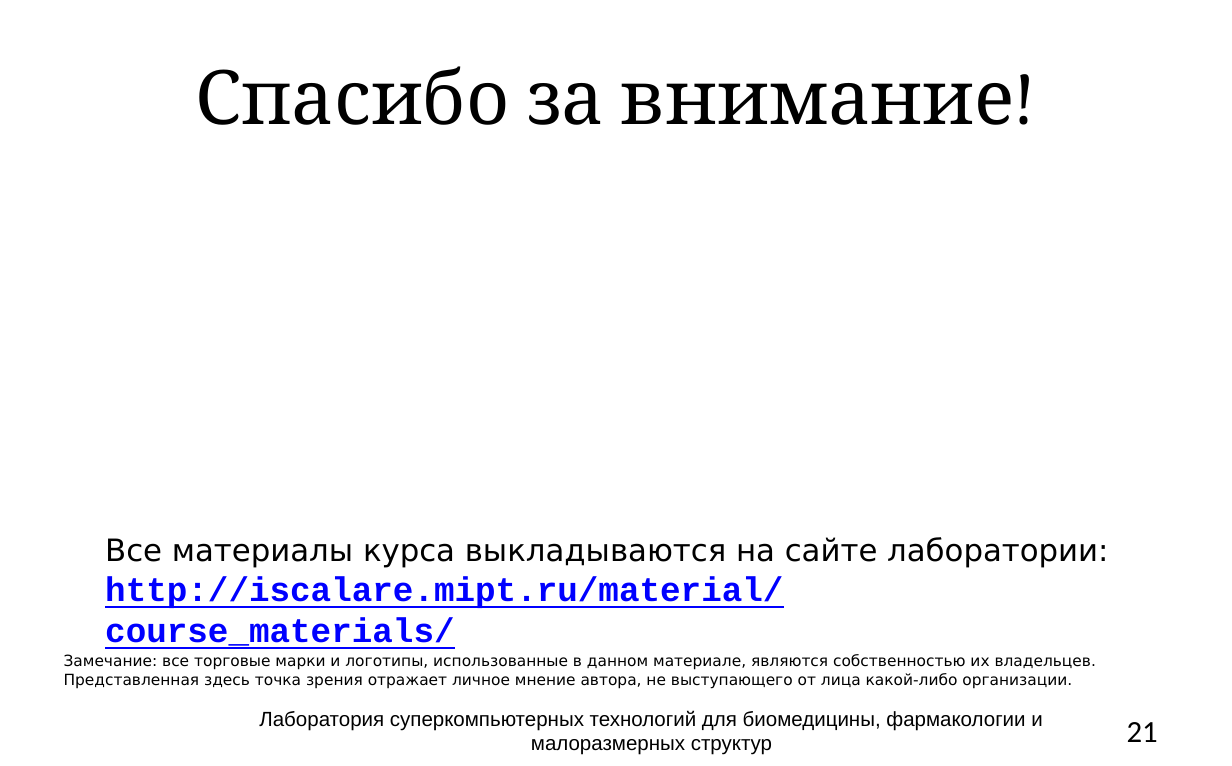
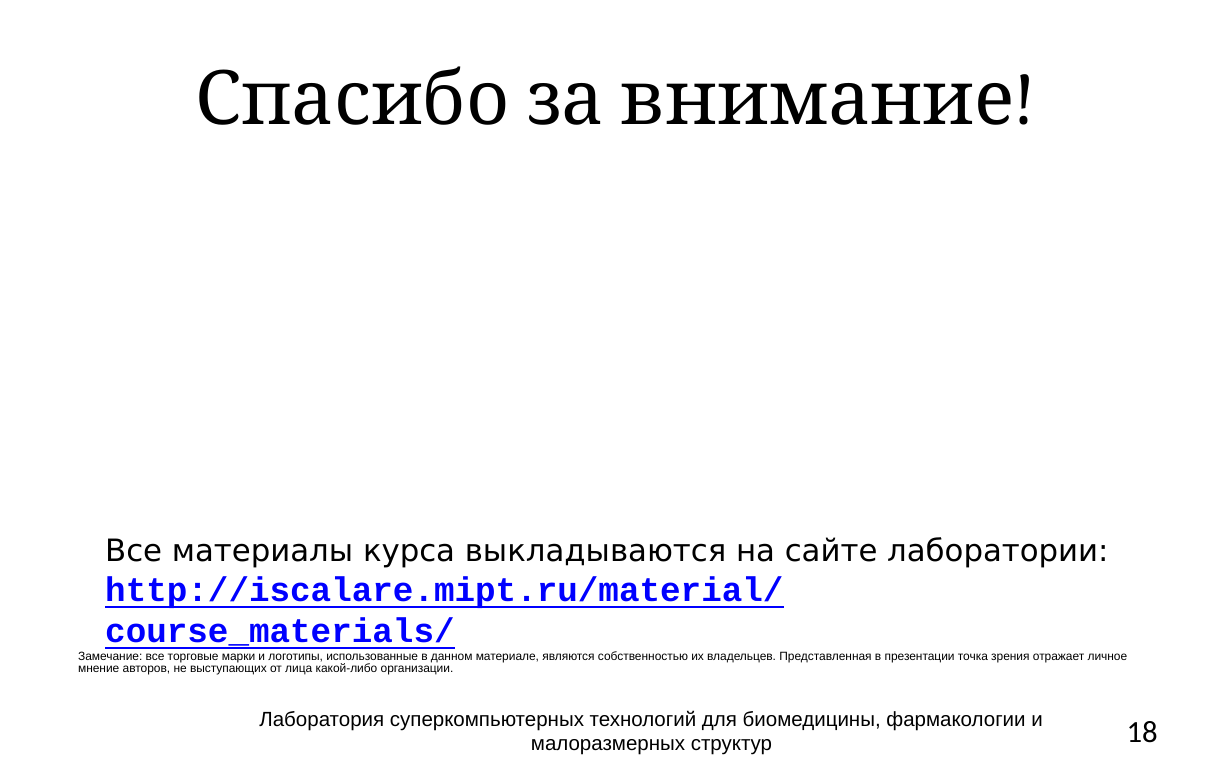
Before and after one commit to atakua/simlectures-archive, a slide deck: slide 18 of lecture02-what-to-simulate/lecture02-common-questions.pptx (slide 21 before the commit). Drawn at 1232x766 pixels with LibreOffice and Linux fonts; fonts in the diff are those of the drawing; background and template pictures are left out. Boxes give left, top, right and bottom in pixels: in the first picture for what was removed or moved away, otherwise in the second. Text is boxed around its words. In the diff, an @@ line names an element or a change of style, - is before the commit and + after.

```diff
--- a/lecture02-what-to-simulate/lecture02-common-questions.pptx
+++ b/lecture02-what-to-simulate/lecture02-common-questions.pptx
@@ text at (x1=78, y1=651, x2=1128, y2=674): text changed; size 9 to 7 pt; font DejaVu Sans to Arial @@
-Замечание: все торговые марки и логотипы, использованные в данном материале, являются собственностью их владельцев. Представленная здесь точка зрения отражает личное мнение автора, не выступающего от лица какой-либо организации.
+Замечание: все торговые марки и логотипы, использованные в данном материале, являются собственностью их владельцев. Представленная в презентации точка зрения отражает личное мнение авторов, не выступающих от лица какой-либо организации.
@@ page number at (x1=1127, y1=721, x2=1158, y2=743): text changed @@
-21
+18
```
Also in this commit, not shown: 15 other slides changed, 1 slide added, 4 slides removed, 1 other file.
